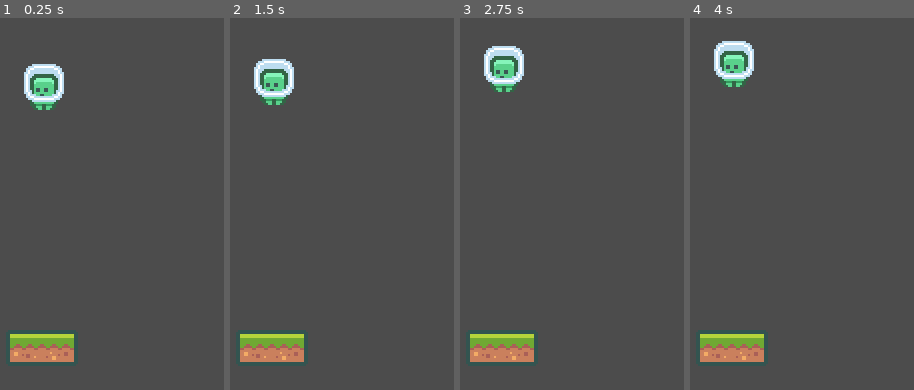
Above: before the commit, frames 1-4 (left to right).
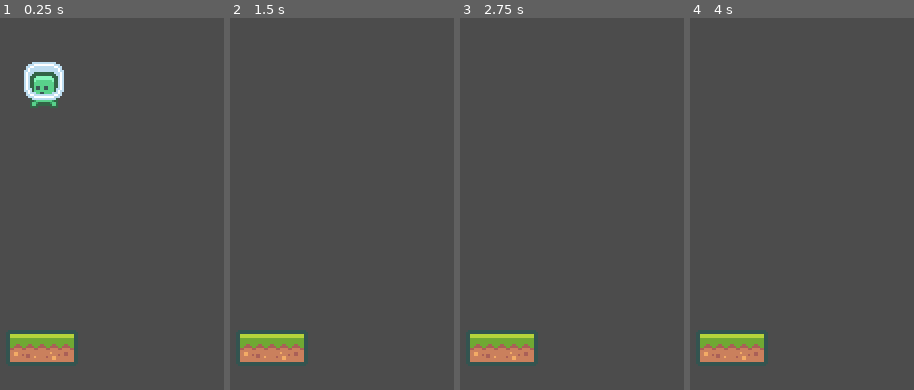
Above: after the commit, the same moments.

Repository: AlexsandroBezerra/doodle-jump
Game: Godot game, scene res://scenes/doodle_jump.tscn
Two runs of this game, one before a commit and one after it. Both use one fixed random seed, a clock stepped at 60 frames per second and the inputs below.
Inputs:
- Up to frame 1 (0.25 s): no input
- Up to frame 2 (1.5 s): hold Right (ui_right) 0.53-1.28 s; hold Left (ui_left) from 1.28 s (still down)
- Up to frame 3 (2.75 s): release Left (ui_left) at 2.03 s; hold Right (ui_right) from 2.03 s (still down)
- Up to frame 4 (4 s): release Right (ui_right) at 3.53 s; hold Left (ui_left) from 3.53 s (still down)

The runs differ from the first frame. In frame 1, 1.0% of the frame differs, in the area x 10-29%, y 11-25%; in frame 2, 1.9%, in the area x 10-29%, y 11-24%; in frame 3, 1.9%; in frame 4, 1.9%.

Commit message:
feat: add movimentation

Diff:
--- a/scripts/player.gd
+++ b/scripts/player.gd
@@ -1,17 +1,36 @@
 extends KinematicBody2D
+
+onready var sprite := $sprite as AnimatedSprite
+onready var screen_size := get_viewport_rect().size
 
 const GRAVITY := 10
 const JUMP_FORCE := 400
+const SPEED := 200
 
 var velocity := Vector2.ZERO
 
 func move(delta: float):
+	var input_direction = Input.get_axis("ui_left", "ui_right")
+
+	if input_direction != 0:
+		velocity.x = lerp(velocity.x, input_direction * SPEED, 0.5)
+		sprite.scale.x = -input_direction
+	else:
+		velocity.x = lerp(velocity.x, 0, 0.5)
+
 	velocity.y += GRAVITY
 
 	var collision = move_and_collide(velocity * delta)
+
+	if velocity.y > 0:
+		sprite.play("fall")
+	else:
+		sprite.play("idle")
 
 	if collision:
 		velocity.y -= JUMP_FORCE
 
 func _physics_process(delta: float):
 	move(delta)
+
+	position.x = wrapf(position.x, 0, screen_size.x)
